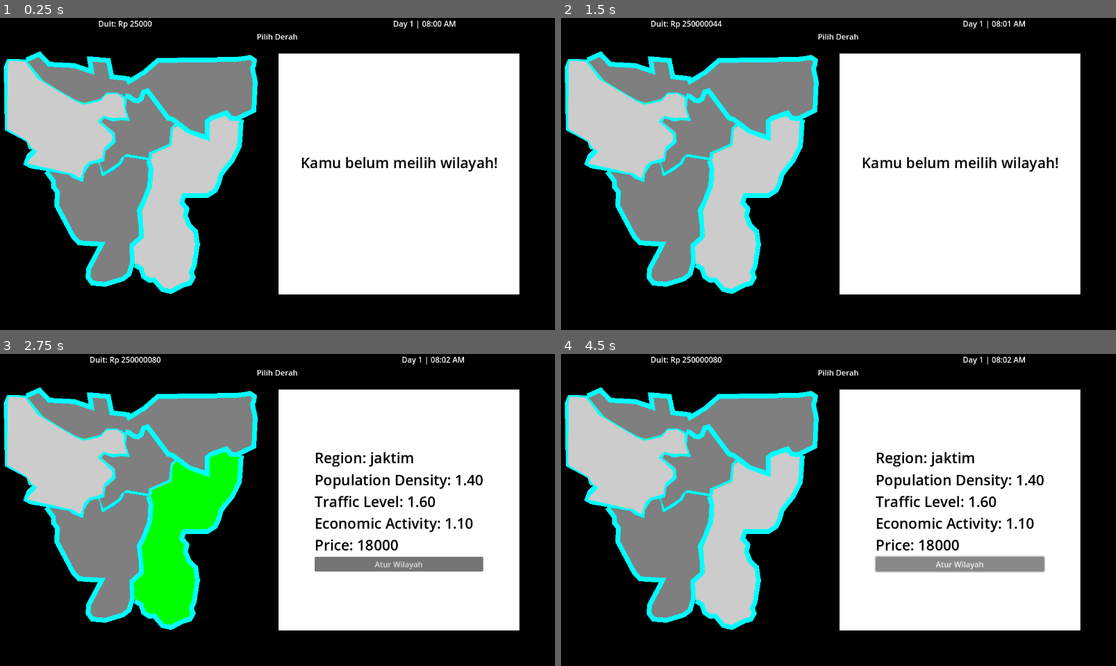
Above: before the commit, frames 1-4 (two rows, left to right).
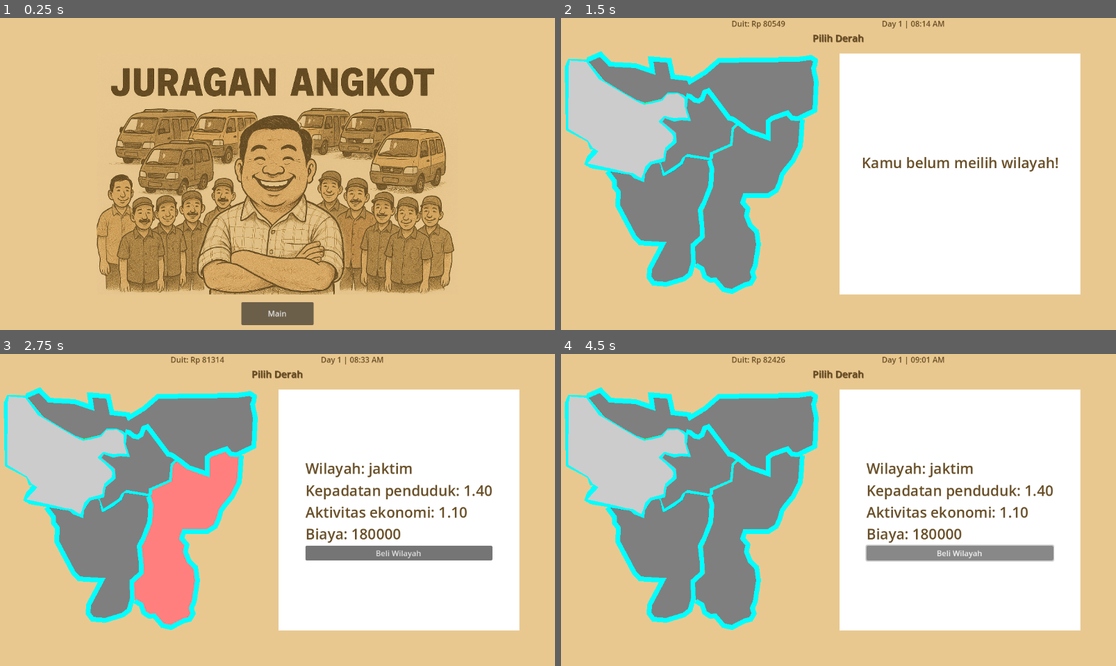
Above: after the commit, the same moments.

Repository: murifq/individual-game-jam
Game: Godot game, scene res://scenes/MainUI/StartScreen.tscn
Same seed, same stepped clock (60 frames per second), same inputs: the game is played once before the commit and once after it. Before the commit the project starts from res://scenes/MainUI/SelectMap.tscn.
Inputs (mouse positions are in pixels of both pictures, inside the frame that each line leads up to):
- Up to frame 1 (0.25 s): no input
- Up to frame 2 (1.5 s): click (838, 314) at 0.5 s, where only the run after the commit has a clickable "Main"; move the mouse to (561, 52) at 1.27 s; click (561, 52) at 1.42 s
- Up to frame 3 (2.75 s): move the mouse to (188, 500) at 2.02 s; click (188, 500) at 2.17 s
- Up to frame 4 (4.5 s): click "Atur Wilayah" (after the commit: "Beli Wilayah") at 2.75 s; click (644, 375) at 3.5 s, where only the run before the commit has a clickable "Kembali"; click "Atur Wilayah" (after the commit: "Beli Wilayah") at 4.25 s

The runs differ from the first frame. In frame 1, 100% of the frame differs, in the area x 0-100%, y 0-100%; in frame 2, 49%; in frame 3, 54%; in frame 4, 54%.

Commit message:
tambah keindahan dan ganti warna dan finalisasi fitur

Diff:
--- a/project.godot
+++ b/project.godot
@@ -11,7 +11,7 @@
 [application]
 
 config/name="JuraganAngkot"
-run/main_scene="res://scenes/MainUI/SelectMap.tscn"
+run/main_scene="res://scenes/MainUI/StartScreen.tscn"
 config/features=PackedStringArray("4.3", "GL Compatibility")
 config/icon="res://icon.svg"
 
--- a/scenes/MainUI/DriverList.tscn
+++ b/scenes/MainUI/DriverList.tscn
@@ -9,7 +9,7 @@
 anchor_bottom = 1.0
 grow_horizontal = 2
 grow_vertical = 2
-color = Color(0, 0, 0, 1)
+color = Color(0.913725, 0.784314, 0.564706, 1)
 script = ExtResource("1_driver_list_script")
 
 [node name="VBoxContainer" type="VBoxContainer" parent="."]
@@ -39,11 +39,14 @@
 
 [node name="LabelTitle" type="Label" parent="VBoxContainer/HBoxContainer2"]
 layout_mode = 2
+theme_override_colors/font_color = Color(0.403922, 0.301961, 0.145098, 1)
+theme_override_colors/font_shadow_color = Color(0.403922, 0.301961, 0.145098, 1)
 text = "Supir Kamu"
 horizontal_alignment = 1
 
 [node name="LabelNumberDrivers" type="Label" parent="VBoxContainer/HBoxContainer2"]
 layout_mode = 2
+theme_override_colors/font_color = Color(0.403922, 0.301961, 0.145098, 1)
 text = "Jumlah supir:"
 horizontal_alignment = 1
 
@@ -80,11 +83,13 @@
 [node name="DriverName" type="Label" parent="MarginContainer/ScrollContainer/DriverListContainer/DriverItem"]
 custom_minimum_size = Vector2(500, 128)
 layout_mode = 2
+theme_override_colors/font_color = Color(0.403922, 0.301961, 0.145098, 1)
 text = "Pak Sumanto"
 
 [node name="DriverStats" type="Label" parent="MarginContainer/ScrollContainer/DriverListContainer/DriverItem"]
 custom_minimum_size = Vector2(500, 128)
 layout_mode = 2
+theme_override_colors/font_color = Color(0.403922, 0.301961, 0.145098, 1)
 text = "Skill: 1.0 | Maintenance: 1.0 | Fee: Rp 5K"
 
 [node name="AssignButton" type="Button" parent="MarginContainer/ScrollContainer/DriverListContainer/DriverItem"]
--- /dev/null
+++ b/scenes/MainUI/LoseScreen.tscn
@@ -0,0 +1,35 @@
+[gd_scene load_steps=2 format=3 uid="uid://dup5e8rgj06xj"]
+
+[ext_resource type="Texture2D" uid="uid://d1sh2skw6byvn" path="res://assets/LoseImage.png" id="1_jh00k"]
+
+[node name="LoseScreen" type="ColorRect"]
+anchors_preset = 15
+anchor_right = 1.0
+anchor_bottom = 1.0
+grow_horizontal = 2
+grow_vertical = 2
+color = Color(0.976471, 0.956863, 0.913725, 1)
+
+[node name="CenterContainer" type="CenterContainer" parent="."]
+layout_mode = 1
+anchors_preset = 15
+anchor_right = 1.0
+anchor_bottom = 1.0
+grow_horizontal = 2
+grow_vertical = 2
+
+[node name="VBoxContainer" type="VBoxContainer" parent="CenterContainer"]
+layout_mode = 2
+
+[node name="Label" type="Label" parent="CenterContainer/VBoxContainer"]
+layout_mode = 2
+theme_override_colors/font_color = Color(0, 0, 0, 1)
+theme_override_font_sizes/font_size = 25
+text = "Kamu bangkrut :("
+horizontal_alignment = 1
+
+[node name="TextureRect" type="TextureRect" parent="CenterContainer/VBoxContainer"]
+custom_minimum_size = Vector2(500, 500)
+layout_mode = 2
+texture = ExtResource("1_jh00k")
+expand_mode = 3
--- a/scenes/MainUI/MainUI.tscn
+++ b/scenes/MainUI/MainUI.tscn
@@ -14,7 +14,7 @@
 grow_vertical = 2
 size_flags_horizontal = 3
 size_flags_vertical = 3
-color = Color(0, 0, 0, 1)
+color = Color(0.913725, 0.784314, 0.564706, 1)
 script = ExtResource("1_6gwic")
 
 [node name="VBoxContainer" type="VBoxContainer" parent="."]
@@ -53,10 +53,14 @@
 
 [node name="LabelPage" type="Label" parent="VBoxContainer/HBoxContainer2"]
 layout_mode = 2
+theme_override_colors/font_color = Color(0.403922, 0.301961, 0.145098, 1)
+theme_override_colors/font_shadow_color = Color(0.403922, 0.301961, 0.145098, 1)
+theme_override_colors/font_outline_color = Color(0.403922, 0.301961, 0.145098, 1)
 text = "Armada Kamu di "
 
 [node name="LabelCapacity" type="Label" parent="VBoxContainer/HBoxContainer2"]
 layout_mode = 2
+theme_override_colors/font_color = Color(0.403922, 0.301961, 0.145098, 1)
 text = "Kapasitas"
 
 [node name="HBoxContainer3" type="HBoxContainer" parent="VBoxContainer"]
@@ -68,9 +72,14 @@
 layout_mode = 2
 text = "Upgrade Terminal"
 
+[node name="PassengerStatusLabel" type="Label" parent="VBoxContainer/HBoxContainer3"]
+layout_mode = 2
+theme_override_colors/font_color = Color(0.403922, 0.301961, 0.145098, 1)
+text = "Status Penumpang: "
+
 [node name="AddAngkotButton" type="Button" parent="VBoxContainer/HBoxContainer3"]
 layout_mode = 2
-text = "Tambah Angkot"
+text = "Tambah Angkot  (80000)"
 
 [node name="HBoxContainer4" type="HBoxContainer" parent="VBoxContainer"]
 layout_mode = 2
@@ -117,6 +126,13 @@
 [node name="AngkotLabel" type="Button" parent="MarginContainer/ScrollContainer/AngkotList/AngkotItem"]
 custom_minimum_size = Vector2(650, 128)
 layout_mode = 2
+theme_override_colors/font_disabled_color = Color(0.403922, 0.301961, 0.145098, 1)
+theme_override_colors/font_hover_pressed_color = Color(0.403922, 0.301961, 0.145098, 1)
+theme_override_colors/font_hover_color = Color(0.403922, 0.301961, 0.145098, 1)
+theme_override_colors/font_pressed_color = Color(0.403922, 0.301961, 0.145098, 1)
+theme_override_colors/font_focus_color = Color(0.403922, 0.301961, 0.145098, 1)
+theme_override_colors/font_color = Color(0.403922, 0.301961, 0.145098, 1)
+theme_override_colors/font_outline_color = Color(0.403922, 0.301961, 0.145098, 1)
 text = "Angkot Name
 Lv.1 | Speed: 40 | Cap: 6 | Income: Rp 1000 | Condition: 100%"
 flat = true
--- a/scenes/MainUI/SelectMap.tscn
+++ b/scenes/MainUI/SelectMap.tscn
@@ -11,7 +11,7 @@
 anchor_bottom = 1.0
 grow_horizontal = 2
 grow_vertical = 2
-color = Color(0, 0, 0, 1)
+color = Color(0.913725, 0.784314, 0.564706, 1)
 script = ExtResource("1_571lt")
 
 [node name="VBoxContainer" type="VBoxContainer" parent="."]
@@ -45,6 +45,9 @@
 
 [node name="LabelPage" type="Label" parent="VBoxContainer/HBoxContainer2"]
 layout_mode = 2
+theme_override_colors/font_color = Color(0.403922, 0.301961, 0.145098, 1)
+theme_override_colors/font_shadow_color = Color(0.403922, 0.301961, 0.145098, 1)
+theme_override_font_sizes/font_size = 20
 text = "Pilih Derah"
 
 [node name="TimeManager" type="Node" parent="." groups=["time_display"]]
@@ -98,13 +101,13 @@
 
 [node name="RegionLabel" type="Label" parent="HBoxContainer/ColorRect/CenterContainer/VBoxContainer"]
 layout_mode = 2
-theme_override_colors/font_color = Color(0, 0, 0, 1)
+theme_override_colors/font_color = Color(0.403922, 0.301961, 0.145098, 1)
 theme_override_font_sizes/font_size = 30
 text = "Region:"
 
 [node name="StatsLabel" type="Label" parent="HBoxContainer/ColorRect/CenterContainer/VBoxContainer"]
 layout_mode = 2
-theme_override_colors/font_color = Color(0, 0, 0, 1)
+theme_override_colors/font_color = Color(0.403922, 0.301961, 0.145098, 1)
 theme_override_font_sizes/font_size = 30
 text = "Stats:"
 
--- /dev/null
+++ b/scenes/MainUI/StartScreen.tscn
@@ -0,0 +1,31 @@
+[gd_scene load_steps=3 format=3 uid="uid://dtqjyrrv6fpxk"]
+
+[ext_resource type="Script" path="res://scripts/MainUI/start_screen.gd" id="1_pxgcj"]
+[ext_resource type="Texture2D" uid="uid://bap1lgqjmwfsl" path="res://assets/OpeningImage.png" id="2_ldmm2"]
+
+[node name="StartScreen" type="ColorRect"]
+anchors_preset = 15
+anchor_right = 1.0
+anchor_bottom = 1.0
+grow_horizontal = 2
+grow_vertical = 2
+color = Color(0.913725, 0.784314, 0.564706, 1)
+script = ExtResource("1_pxgcj")
+
+[node name="TextureRect" type="TextureRect" parent="."]
+custom_minimum_size = Vector2(750, 500)
+layout_mode = 2
+offset_left = 201.0
+offset_top = 74.0
+offset_right = 951.0
+offset_bottom = 574.0
+texture = ExtResource("2_ldmm2")
+expand_mode = 5
+
+[node name="PlayButton" type="Button" parent="."]
+layout_mode = 2
+offset_left = 501.0
+offset_top = 590.0
+offset_right = 651.0
+offset_bottom = 638.0
+text = "Main"
--- a/scenes/components/InformationBar.tscn
+++ b/scenes/components/InformationBar.tscn
@@ -8,21 +8,24 @@
 anchors_preset = 10
 anchor_right = 1.0
 grow_horizontal = 2
-theme_override_constants/separation = 500
+theme_override_constants/separation = 200
 alignment = 1
 script = ExtResource("1_30qm0")
 
 [node name="LabelMoney" type="Label" parent="."]
 layout_mode = 2
+theme_override_colors/font_color = Color(0.403922, 0.301961, 0.145098, 1)
 
 [node name="LabelTimer" type="Label" parent="."]
 layout_mode = 2
+theme_override_colors/font_color = Color(0.403922, 0.301961, 0.145098, 1)
 text = "halo"
 
 [node name="TimeManager" type="Node" parent="." groups=["time_display"]]
 script = ExtResource("2_jcqvt")
 
 [node name="Timer" type="Timer" parent="TimeManager"]
+wait_time = 0.064
 autostart = true
 
 [connection signal="timeout" from="TimeManager/Timer" to="TimeManager" method="_on_timer_timeout"]
--- a/scripts/MainUI/main_ui.gd
+++ b/scripts/MainUI/main_ui.gd
@@ -9,6 +9,7 @@
 
 @onready var add_angkot_button = $VBoxContainer/HBoxContainer3/AddAngkotButton
 @onready var upgrade_terminal_button = $VBoxContainer/HBoxContainer3/UpgradeTerminalButton
+@onready var passenger_status_label = $VBoxContainer/HBoxContainer3/PassengerStatusLabel
 
 @onready var label_info = $ConfirmationBox/VBoxContainer/CenterContainer/InfoLabel
 
@@ -59,6 +60,12 @@
 
 	# Update the label_capacity to show the number of angkots and the terminal's capacity
 	label_capacity.text = "Kapasitas angkot: %d/%d" % [angkots_in_region, terminal.capacity]
+
+	var is_busy_hour = (Global.game_hours >= 6 and Global.game_hours <= 10) or (Global.game_hours >= 16 and Global.game_hours <= 19)
+	if is_busy_hour:
+		passenger_status_label.text ="Status penumpang: Sibuk"
+	else:
+		passenger_status_label.text ="Status penumpang: Sepi"
 
 	for angkot in Global.angkots:
 		if angkot.current_region.short_name != Global.selected_region:
@@ -197,7 +204,7 @@
 	var upgraded_angkot = angkot.upgrade_info()
 	var upgrade_price = 0
 	if angkot.upgrade_level < angkot.UPGRADE_DATA.size():
-		upgrade_price = angkot.UPGRADE_DATA[angkot.upgrade_level]["price"]
+		upgrade_price = angkot.UPGRADE_DATA[angkot.upgrade_level - 1]["price"]
 	label_info.text = "Upgrade Info:\nLv.%d | Speed: %d | Cap: %d | Income: Rp %d\nUpgrade Price: Rp %d" % [
 		upgraded_angkot.upgrade_level,
 		upgraded_angkot.speed,
@@ -223,12 +230,15 @@
 
 	# Get the upgrade info for the terminal
 	var upgraded_terminal = terminal.upgrade_info()
+	var upgrade_price = 0
+	if terminal.level < terminal.LEVEL_DATA.size():
+		upgrade_price = terminal.LEVEL_DATA[terminal.level - 1]["price"]
 	label_info.text = "Upgrade Info:\nLv.%d -> Lv.%d\nCapacity: %d -> %d\nUpgrade Price: Rp %d" % [
 	terminal.level,
 	upgraded_terminal.level,
 	terminal.capacity,
 	upgraded_terminal.capacity,
-	upgraded_terminal.upgrade_price
+	upgrade_price
 	]
 	print("Upgrade Info: ", label_info.text)
 
--- a/scripts/MainUI/select_map.gd
+++ b/scripts/MainUI/select_map.gd
@@ -37,10 +37,9 @@
 func _update_region_info(region_name: String) -> void:
 	var region = Global.regions.get(region_name)
 	if region:
-		region_label.text = "Region: " + region.short_name
-		stats_label.text = "Population Density: %.2f\nTraffic Level: %.2f\nEconomic Activity: %.2f\nPrice: %d" % [
+		region_label.text = "Wilayah: " + region.short_name
+		stats_label.text = "Kepadatan penduduk: %.2f\nAktivitas ekonomi: %.2f\nBiaya: %d" % [
 			region.population_density,
-			region.traffic_level,
 			region.economic_activity,
 			region.price
 		]
--- /dev/null
+++ b/scripts/MainUI/start_screen.gd
@@ -0,0 +1,15 @@
+extends ColorRect
+@onready var play_button = $PlayButton
+
+# Called when the node enters the scene tree for the first time.
+func _ready() -> void:
+	play_button.pressed.connect(self._on_play_button_pressed)
+
+
+# Called every frame. 'delta' is the elapsed time since the previous frame.
+func _process(delta: float) -> void:
+	pass
+
+func _on_play_button_pressed():
+	# Change back to the SelectMap scene
+	get_tree().change_scene_to_file("res://scenes/MainUI/SelectMap.tscn")
--- a/scripts/OOP/Ankot.gd
+++ b/scripts/OOP/Ankot.gd
@@ -14,14 +14,14 @@
 var current_region: Region = null  # Region where the Angkot is operating
 var is_operating: bool = false  # Whether the angkot is currently operating
 var fuel_cost_per_operation: int = 15  # Operational cost (e.g., fuel cost)
-var base_price = 20100
+var base_price = 80000
 
 # Upgrade pricing and income increase for each level
 const UPGRADE_DATA = [
-	{ "price": 1000, "income_increase": 2 },  # Level 1 -> 2
-	{ "price": 10000, "income_increase": 3 },  # Level 2 -> 3
-	{ "price": 25000, "income_increase": 4 },  # Level 3 -> 4
-	{ "price": 40000, "income_increase": 5 },  # Level 4 -> 5
+	{ "price": 10000, "income_increase": 2 },  # Level 1 -> 2
+	{ "price": 25000, "income_increase": 3 },  # Level 2 -> 3
+	{ "price": 40000, "income_increase": 4 },  # Level 3 -> 4
+	{ "price": 80000, "income_increase": 5 },  # Level 4 -> 5
 	{ "price": 80000, "income_increase": 6 },  # Level 5 -> 6
 ]
 
@@ -38,7 +38,7 @@
 		return
 
 	# Determine if it's a busy hour (morning or evening rush hours)
-	var is_busy_hour = (current_hour >= 6 and current_hour <= 9) or (current_hour >= 16 and current_hour <= 19)
+	var is_busy_hour = (current_hour >= 6 and current_hour <= 10) or (current_hour >= 16 and current_hour <= 19)
 
 	# Simulate passenger occupancy (e.g., 50% to 100% of capacity)
 	var occupancy_rate = randf() * 0.5 + 0.5  # Random value between 0.5 and 1.0
@@ -52,7 +52,7 @@
 	if is_busy_hour:
 		adjusted_income *= 1.5  # 50% more income during busy hours
 	else:
-		adjusted_income *= randf()  # Random value between 0 and 1 during non-busy hours
+		adjusted_income *= randf() + 0.25  # Random value between 0 and 1 during non-busy hours
 
 	# Deduct operational costs (e.g., fuel cost)
 	var operational_cost = fuel_cost_per_operation
--- a/scripts/OOP/Region.gd
+++ b/scripts/OOP/Region.gd
@@ -19,7 +19,3 @@
 # Calculate the income modifier based on region stats
 func calculate_income_modifier() -> float:
 	return population_density * economic_activity
-
-# Calculate the time modifier based on traffic level
-func calculate_time_modifier() -> float:
-	return traffic_level
--- a/scripts/OOP/Terminal.gd
+++ b/scripts/OOP/Terminal.gd
@@ -11,11 +11,11 @@
 
 # Upgrade pricing and capacity for each level
 const LEVEL_DATA = [
-	{ "capacity": 5, "price": 100000 },   # Level 1
-	{ "capacity": 10, "price": 250000 },  # Level 2
-	{ "capacity": 15, "price": 500000 },  # Level 3
-	{ "capacity": 20, "price": 1000000 }, # Level 4
-	{ "capacity": 30, "price": 2000000 }, # Level 5
+	{ "capacity": 5, "price": 250000 },   # Level 1
+	{ "capacity": 10, "price": 500000 },  # Level 2
+	{ "capacity": 15, "price": 1000000 },  # Level 3
+	{ "capacity": 20, "price": 2000000 }, # Level 4
+	{ "capacity": 30, "price": 5000000 }, # Level 5
 	{ "capacity": 50, "price": 5000000 }  # Level 6
 ]
 
--- a/scripts/global/Global.gd
+++ b/scripts/global/Global.gd
@@ -32,6 +32,7 @@
 # Function to create a new Angkot with default values
 func create_new_angkot(name: String = "Angkot", speed: int = 40, capacity: int = 6, income_per_passenger: int = 5, image_path: String = "res://assets/Angkot.png", driver: Driver = null) -> Angkot:
 	var new_angkot = Angkot.new()
+	Global.money = Global.money - 80000
 	new_angkot.name = name
 	new_angkot.speed = speed
 	new_angkot.capacity = capacity
@@ -50,7 +51,7 @@
 	return new_terminal
 
 func reset_game():
-	money = 250000000
+	money = 25000
 	angkots.clear()
 	drivers.clear()
 	regions.clear()
@@ -91,46 +92,41 @@
 	jakbar.name = "Jakarta Barat"
 	jakbar.short_name = "jakbar"
 	jakbar.population_density = 1.2
-	jakbar.traffic_level = 1.5
 	jakbar.economic_activity = 1.1
 	jakbar.is_locked = false
-	jakbar.price = 0
+	jakbar.price = 180000
 
 	var jakpus = Region.new()
 	jakpus.name = "Jakarta Pusat"
 	jakpus.short_name = "jakpus"
 	jakpus.population_density = 1.5
-	jakpus.traffic_level = 1.2
 	jakpus.economic_activity = 1.3
 	jakpus.is_locked = true
-	jakpus.price = 20000
+	jakpus.price = 250000
 
 	var jakut = Region.new()
 	jakut.name = "Jakarta Utara"
 	jakut.short_name = "jakut"
 	jakut.population_density = 1.1
-	jakut.traffic_level = 1.3
 	jakut.economic_activity = 1.0
 	jakut.is_locked = true
-	jakut.price = 15000
+	jakut.price = 150000
 
 	var jaksel = Region.new()
 	jaksel.name = "Jakarta Selatan"
 	jaksel.short_name = "jaksel"
 	jaksel.population_density = 1.3
-	jaksel.traffic_level = 1.4
 	jaksel.economic_activity = 1.2
 	jaksel.is_locked = true
-	jaksel.price = 18000
+	jaksel.price = 180000
 
 	var jaktim = Region.new()
 	jaktim.name = "Jakarta Timur"
 	jaktim.short_name = "jaktim"
 	jaktim.population_density = 1.4
-	jaktim.traffic_level = 1.6
 	jaktim.economic_activity = 1.1
-	jaktim.is_locked = false
-	jaktim.price = 18000
+	jaktim.is_locked = true
+	jaktim.price = 180000
 
 	regions = {
 		"jakbar": jakbar,
@@ -145,6 +141,8 @@
 	a1.driver = driver1
 	var a2 = create_new_angkot()
 	a2.driver = driver2
+
+	Global.money = 80000
 
 	angkots.append(a1)
 	angkots.append(a2)
--- a/scripts/time/time_manager.gd
+++ b/scripts/time/time_manager.gd
@@ -26,3 +26,5 @@
 		angkot.operate(Global.game_hours)
 	# Update the UI timer
 	get_tree().call_group("time_display", "update_time_display")
+	if(Global.money < 0):
+		get_tree().change_scene_to_file("res://scenes/MainUI/LoseScreen.tscn")
Binary file added: assets/LoseImage.png
Not shown, added: assets/LoseImage.png.import
Binary file added: assets/OpeningImage.png
Not shown, added: assets/OpeningImage.png.import
